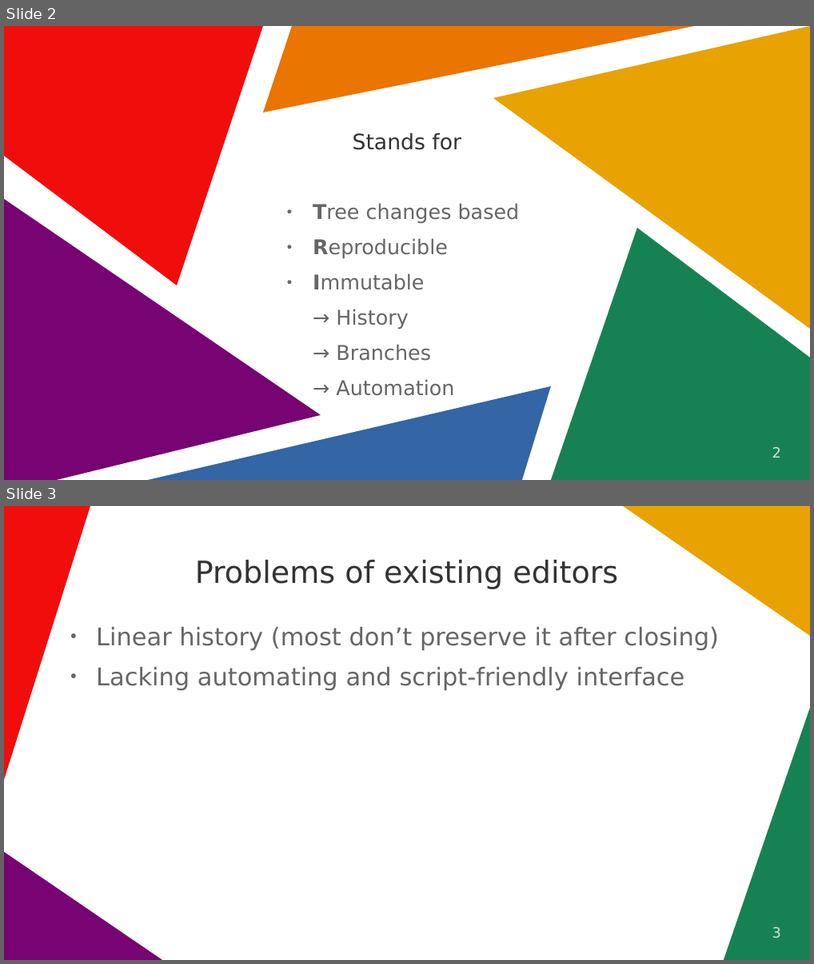
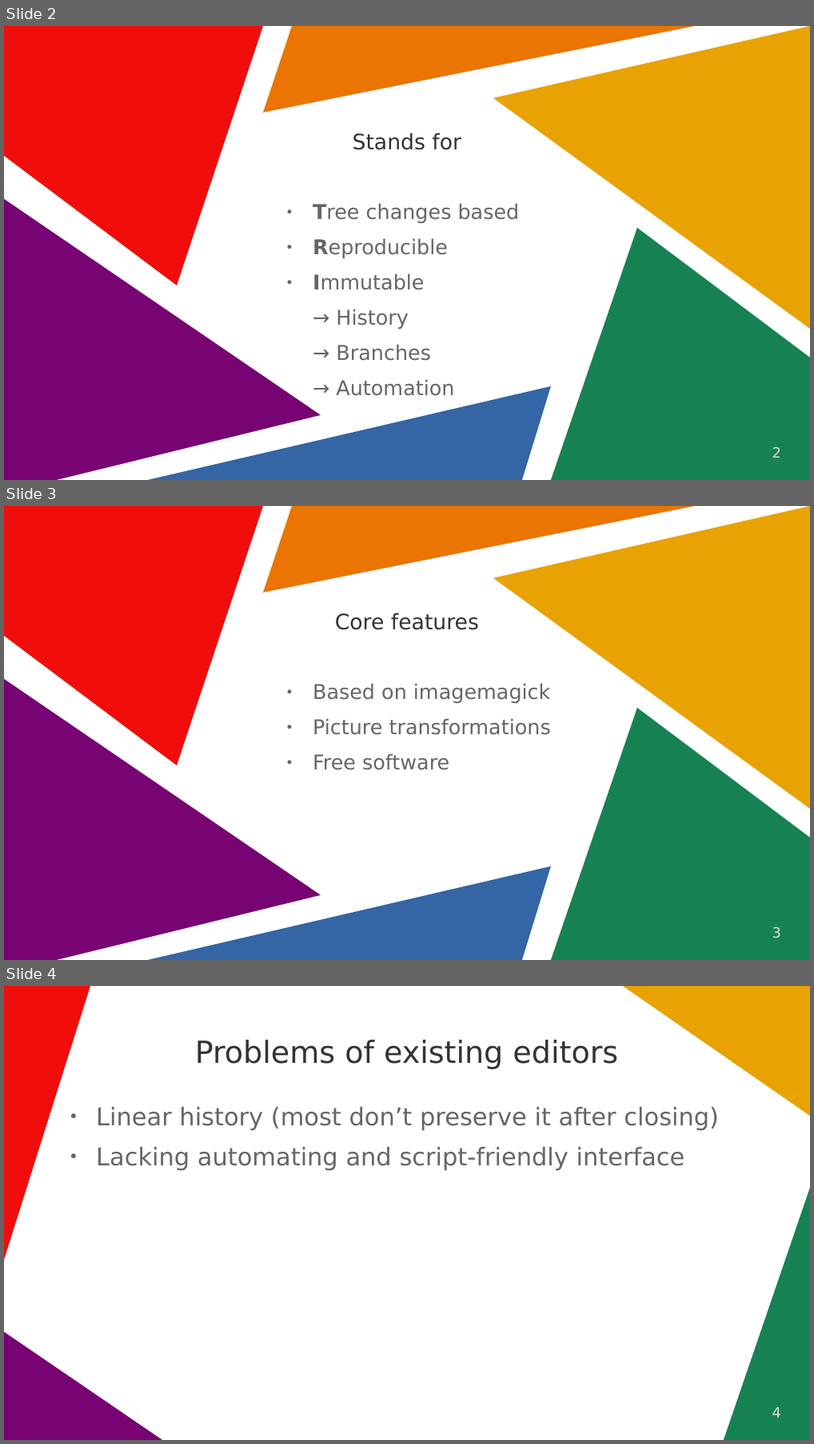
Before and after one commit to WhiteBlackGoose/tri, a slide deck: pres/init.odp. Shown one above the other, each under a label of ours: slides 2 and 3 before the commit, slides 2, 3 and 4 after it. The pictures are 814x964 and 814x1444 pixels, drawn with LibreOffice and Linux fonts; fonts in the diff are those of the drawing. Boxes give left, top, right and bottom in pixels: in the first picture for what was removed or moved away, otherwise in the second. Text is boxed around its words. In the diff, an @@ line names an element or a change of style, - is before the commit and + after.

```diff
--- a/pres/init.odp
+++ b/pres/init.odp
@@ slide 3 added at [4,506,810,960], background #FFFFFF; not listed: 6 template elements that a slide beside it also shows @@
@@ title added at [335,612,479,630], 21 pt, text #333333 @@
+Core features
@@ text added at [313,683,551,770], 20 pt, text #666666 @@
+● Based on imagemagick
+● Picture transformations
+● Free software
@@ page number added at [773,927,782,938], 14 pt, text #DDDDDD @@
+3
@@ what was slide 3 is now slide 4 @@
@@ page number at [773,1407,782,1417]: text changed @@
-3
+4
```
Also in this commit, not shown: 1 slide changed.
